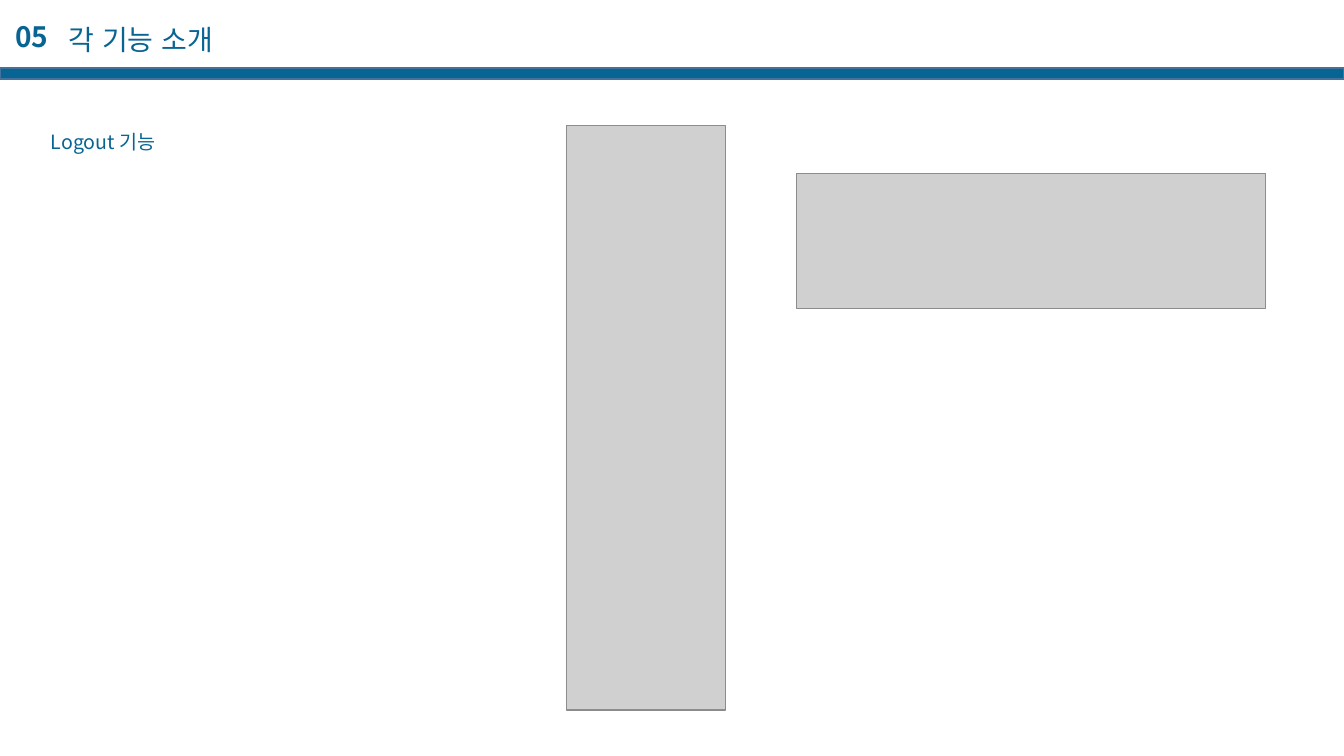
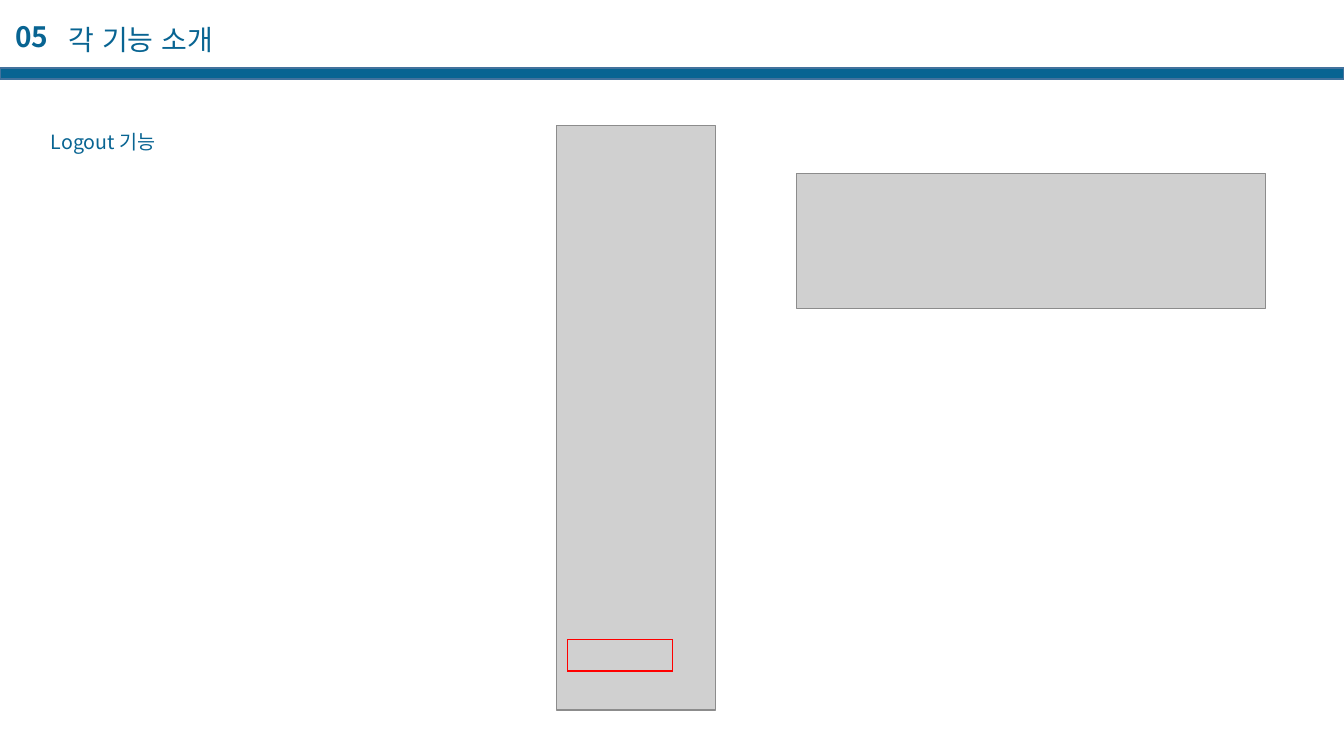
Before and after one commit to casatoo/EducationManager, a slide deck: slide 36 of 프로젝트 기술서.pptx. Drawn at 1344x756 pixels with LibreOffice and Linux fonts; fonts in the diff are those of the drawing; grey boxes stand for pictures. Boxes give left, top, right and bottom in pixels: in the first picture for what was removed or moved away, otherwise in the second. Text is boxed around its words. In the diff, an @@ line names an element or a change of style, - is before the commit and + after.

```diff
--- a/프로젝트 기술서.pptx
+++ b/프로젝트 기술서.pptx
@@ picture: place and size @@
-picture at [567,125,726,710]
+picture at [557,125,716,710]
@@ rectangle added at [568,639,673,671], outline #FF0000 1 pt @@
```
Also in this commit, not shown: 4 other slides changed, 23 slides added, 2 slides removed, 8 other files.
